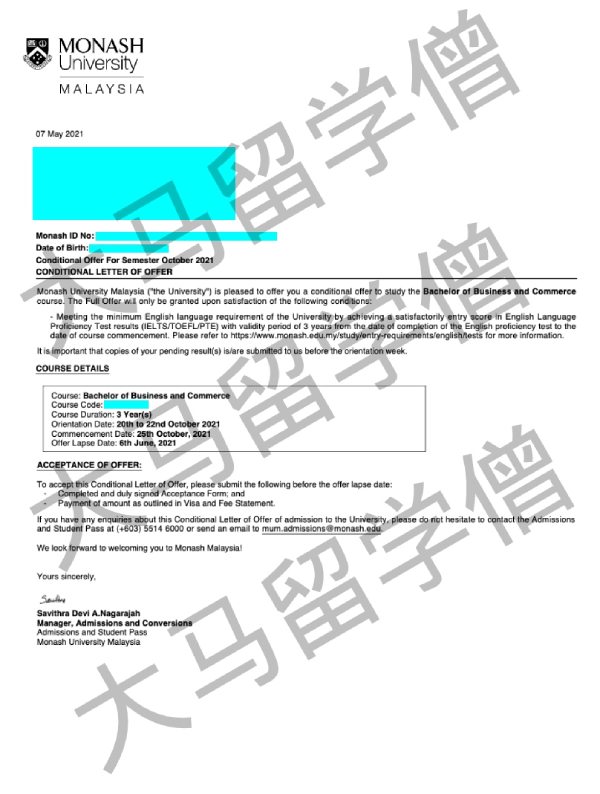
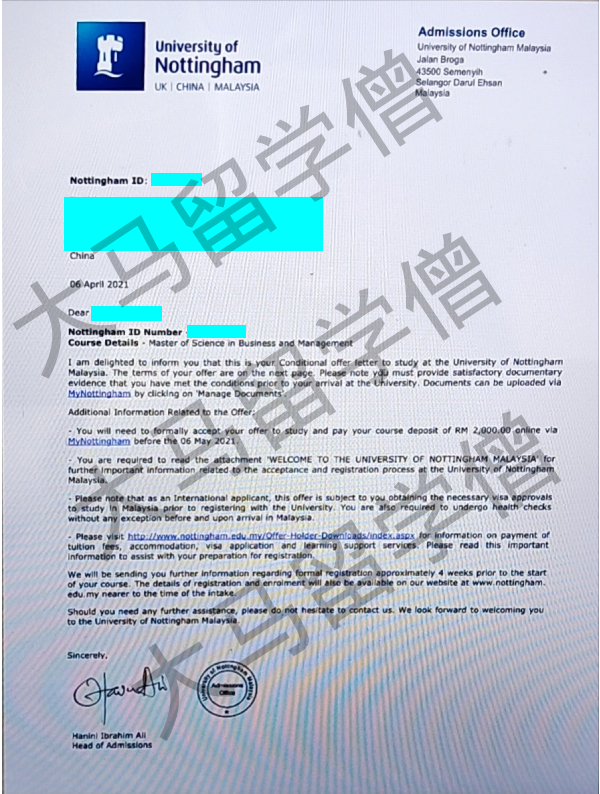
Before/after of a (600, 794) layered artwork. What changed in the layer stack:
showed "大马留学僧 copy 2", painted on it over left=130, top=350, right=562, bottom=741
showed "大马留学僧 copy", painted on it over left=71, top=201, right=502, bottom=562
showed "大马留学僧", painted on it over left=12, top=49, right=443, bottom=400
renamed "monsh-1" to "nottingham-master", showed it, painted on it over left=2, top=0, right=599, bottom=794
removed layer "monash-2" over left=2, top=9, right=599, bottom=786
